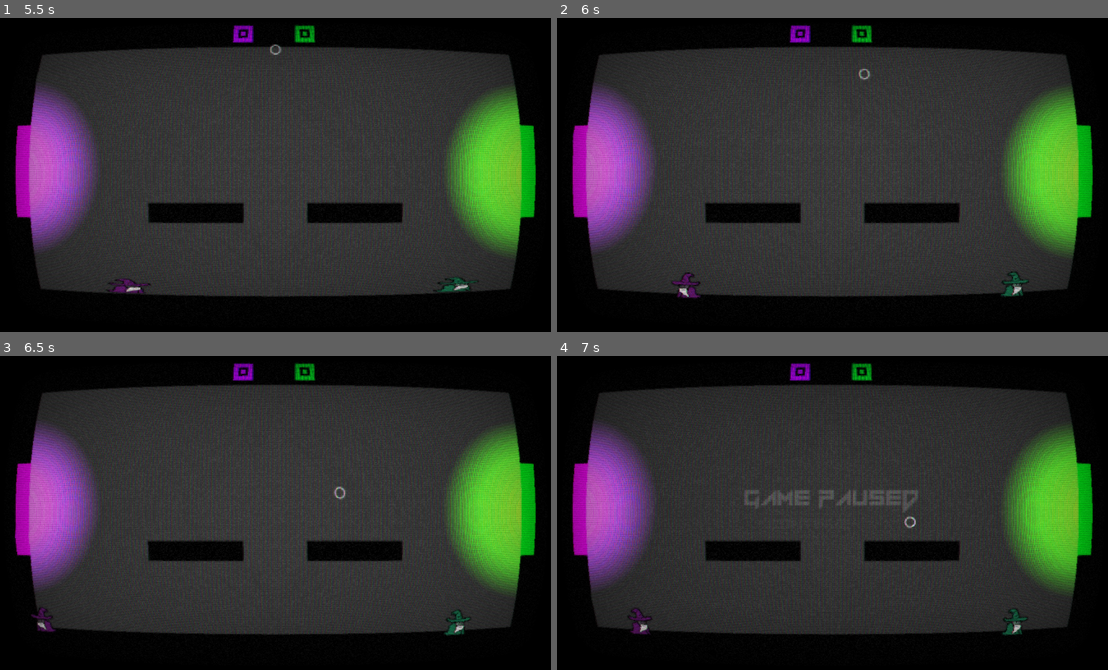
Above: before the commit, frames 1-4 (two rows, left to right).
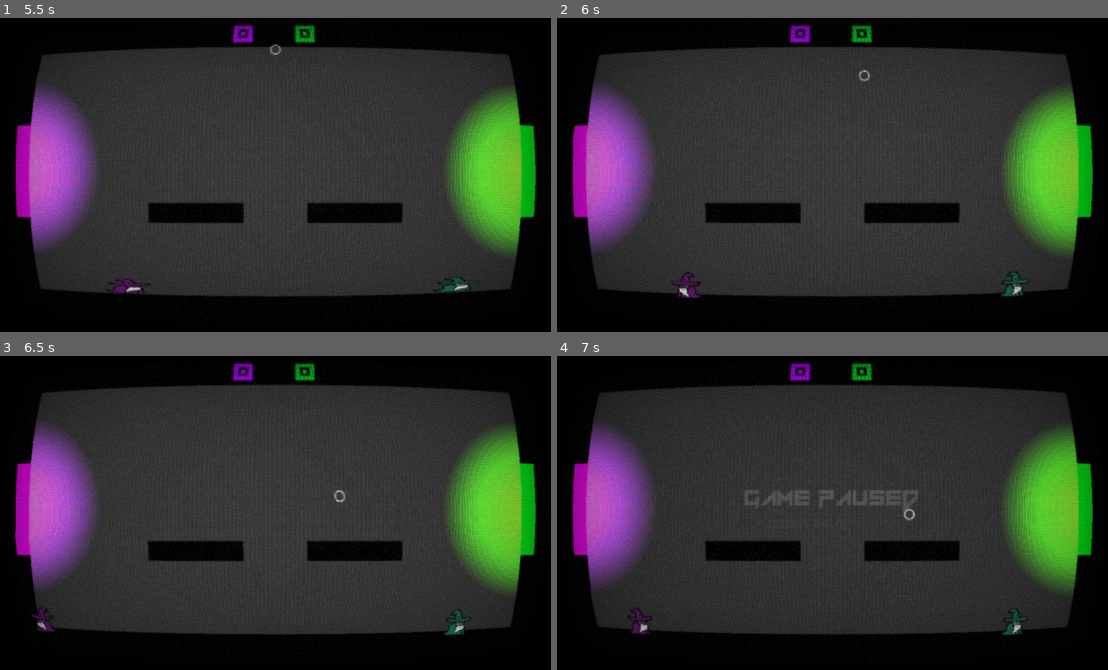
Above: after the commit, the same moments.

Repository: githubScratch/Death_Pong
Game: Godot game, scene res://MENUS/menu.tscn
Same seed, same stepped clock (60 frames per second), same inputs: the game is played once before the commit and once after it.
Inputs:
- Up to frame 1 (5.5 s): click "START" at 0.5 s; click "START" at 1.25 s; click "OPTIONS" at 2 s; tap Enter at 2.75 s; hold D (right1) 2.78-3.5 s; tap Space (ui_select) at 3.02, 5, 5.27 s; click "CONTINUE" at 3.5 s; click "CONTINUE" at 4.25 s; hold D (right1) from 5.03 s (still down)
- Up to frame 2 (6 s): release D (right1) at 5.78 s; hold A (left1) from 5.78 s (still down)
- Up to frame 3 (6.5 s): keep holding A (left1)
- Up to frame 4 (7 s): release A (left1) at 6.53 s; hold D (right1) from 6.53 s (still down); tap Space (ui_select) at 6.77 s

Frame 1 is identical in both runs. In frame 2, less than 0.1% of the frame differs, in the area x 54-57%, y 16-21%; in frame 3, less than 0.1%; in frame 4, less than 0.1%, in the area x 62-66%, y 48-55%.

Commit message:
goal SFX bug fixed
ball bounce adjusted

Diff:
--- a/ARENAS/arena.tscn
+++ b/ARENAS/arena.tscn
@@ -938,10 +938,12 @@
 process_mode = 3
 stream = ExtResource("11_bbeva")
 volume_db = -10.0
+max_distance = 5000.0
 
 [node name="move" type="AudioStreamPlayer2D" parent="."]
 process_mode = 3
 stream = ExtResource("12_fro25")
+max_distance = 5000.0
 
 [connection signal="body_entered" from="Arena/walls/right/Zone_Right" to="." method="_on_zone_right_body_entered"]
 [connection signal="body_exited" from="Arena/walls/right/Zone_Right" to="." method="_on_zone_right_body_exited"]
--- a/ARENAS/ball.tscn
+++ b/ARENAS/ball.tscn
@@ -6,7 +6,7 @@
 
 [sub_resource type="PhysicsMaterial" id="PhysicsMaterial_41u45"]
 friction = 0.05
-bounce = 0.7
+bounce = 0.9
 
 [sub_resource type="CircleShape2D" id="CircleShape2D_41u45"]
 radius = 8.0
--- a/ARENAS/tower.gd
+++ b/ARENAS/tower.gd
@@ -16,6 +16,7 @@
 @onready var move: AudioStreamPlayer2D = $move
 @onready var rematch_1: Button = $CameraPackage/Screens/Player_1_Victory/CenterContainer/VBoxContainer/HBoxContainer/Rematch1
 @onready var rematch_2: Button = $CameraPackage/Screens/Player_2_Victory/CenterContainer/VBoxContainer/HBoxContainer/Rematch2
+@onready var goal_player: AnimationPlayer = $GoalPlayer
 
 var ball_instances = []
 
@@ -95,7 +96,7 @@
 		if ball_instances.has(body):
 			ball_instances.erase(body)
 
-		#goal_particles.play("left_goal")
+		goal_player.play("left_goal")
 		player2_score += 1
 		hud.update_score(player1_score, player2_score)
 		goal.pitch_scale = randf_range(0.9, 1.1)
@@ -137,7 +138,7 @@
 		if ball_instances.has(body):
 			ball_instances.erase(body)
 
-		#goal_particles.play("right_goal")
+		goal_player.play("right_goal")
 		player1_score += 1
 		hud.update_score(player1_score, player2_score)
 		goal.pitch_scale = randf_range(0.9, 1.1)
--- a/ARENAS/tower.tscn
+++ b/ARENAS/tower.tscn
@@ -343,6 +343,118 @@
 &"descent": SubResource("Animation_0b2xv")
 }
 
+[sub_resource type="Animation" id="Animation_0vexm"]
+length = 0.001
+tracks/0/type = "value"
+tracks/0/imported = false
+tracks/0/enabled = true
+tracks/0/path = NodePath("CameraPackage/leftglow:energy")
+tracks/0/interp = 1
+tracks/0/loop_wrap = true
+tracks/0/keys = {
+"times": PackedFloat32Array(0),
+"transitions": PackedFloat32Array(1),
+"update": 0,
+"values": [2.0]
+}
+tracks/1/type = "value"
+tracks/1/imported = false
+tracks/1/enabled = true
+tracks/1/path = NodePath("CameraPackage/rightglow:energy")
+tracks/1/interp = 1
+tracks/1/loop_wrap = true
+tracks/1/keys = {
+"times": PackedFloat32Array(0),
+"transitions": PackedFloat32Array(1),
+"update": 0,
+"values": [2.0]
+}
+tracks/2/type = "value"
+tracks/2/imported = false
+tracks/2/enabled = true
+tracks/2/path = NodePath("CameraPackage/rightglow:color")
+tracks/2/interp = 1
+tracks/2/loop_wrap = true
+tracks/2/keys = {
+"times": PackedFloat32Array(0),
+"transitions": PackedFloat32Array(1),
+"update": 0,
+"values": [Color(0.219608, 1, 0, 1)]
+}
+tracks/3/type = "value"
+tracks/3/imported = false
+tracks/3/enabled = true
+tracks/3/path = NodePath("CameraPackage/leftglow:color")
+tracks/3/interp = 1
+tracks/3/loop_wrap = true
+tracks/3/keys = {
+"times": PackedFloat32Array(0),
+"transitions": PackedFloat32Array(1),
+"update": 0,
+"values": [Color(0.698039, 0.168627, 1, 1)]
+}
+
+[sub_resource type="Animation" id="Animation_kksn1"]
+resource_name = "left_goal"
+tracks/0/type = "value"
+tracks/0/imported = false
+tracks/0/enabled = true
+tracks/0/path = NodePath("CameraPackage/leftglow:energy")
+tracks/0/interp = 1
+tracks/0/loop_wrap = true
+tracks/0/keys = {
+"times": PackedFloat32Array(0.0333333, 0.166667, 0.333333, 0.966667),
+"transitions": PackedFloat32Array(1, 1, 1, 1),
+"update": 0,
+"values": [2.0, 6.0, 2.0, 2.0]
+}
+tracks/1/type = "value"
+tracks/1/imported = false
+tracks/1/enabled = true
+tracks/1/path = NodePath("CameraPackage/leftglow:color")
+tracks/1/interp = 1
+tracks/1/loop_wrap = true
+tracks/1/keys = {
+"times": PackedFloat32Array(0.0333333, 0.233333, 0.4),
+"transitions": PackedFloat32Array(1, 1, 1),
+"update": 0,
+"values": [Color(0.698039, 0.168627, 1, 1), Color(0.0323612, 0.486167, 0.14432, 1), Color(0.698039, 0.168627, 1, 1)]
+}
+
+[sub_resource type="Animation" id="Animation_tgyg7"]
+resource_name = "right_goal"
+tracks/0/type = "value"
+tracks/0/imported = false
+tracks/0/enabled = true
+tracks/0/path = NodePath("CameraPackage/rightglow:energy")
+tracks/0/interp = 1
+tracks/0/loop_wrap = true
+tracks/0/keys = {
+"times": PackedFloat32Array(0.0333333, 0.166667, 0.333333, 0.966667),
+"transitions": PackedFloat32Array(1, 1, 1, 1),
+"update": 0,
+"values": [2.0, 6.0, 2.0, 2.0]
+}
+tracks/1/type = "value"
+tracks/1/imported = false
+tracks/1/enabled = true
+tracks/1/path = NodePath("CameraPackage/rightglow:color")
+tracks/1/interp = 1
+tracks/1/loop_wrap = true
+tracks/1/keys = {
+"times": PackedFloat32Array(0, 0.2, 0.4),
+"transitions": PackedFloat32Array(1, 1, 1),
+"update": 0,
+"values": [Color(0.219608, 1, 0, 1), Color(0.539567, 0.159262, 0.821537, 1), Color(0.219608, 1, 0, 1)]
+}
+
+[sub_resource type="AnimationLibrary" id="AnimationLibrary_03878"]
+_data = {
+&"RESET": SubResource("Animation_0vexm"),
+&"left_goal": SubResource("Animation_kksn1"),
+&"right_goal": SubResource("Animation_tgyg7")
+}
+
 [node name="Node2D" type="Node2D"]
 script = ExtResource("1_mwjt1")
 instance_scene = ExtResource("3_0b2xv")
@@ -397,6 +509,29 @@
 [node name="backing" type="ColorRect" parent="walls"]
 z_index = -1
 offset_right = 1152.0
+offset_bottom = 2688.0
+color = Color(0.188235, 0.188235, 0.188235, 1)
+metadata/_edit_use_anchors_ = true
+
+[node name="backing2" type="ColorRect" parent="walls"]
+z_index = -1
+offset_right = 1152.0
+offset_bottom = 2688.0
+color = Color(0.188235, 0.188235, 0.188235, 1)
+metadata/_edit_use_anchors_ = true
+
+[node name="backing3" type="ColorRect" parent="walls"]
+z_index = -1
+offset_left = -392.0
+offset_right = 760.0
+offset_bottom = 2688.0
+color = Color(0.188235, 0.188235, 0.188235, 1)
+metadata/_edit_use_anchors_ = true
+
+[node name="backing4" type="ColorRect" parent="walls"]
+z_index = -1
+offset_left = 384.0
+offset_right = 1536.0
 offset_bottom = 2688.0
 color = Color(0.188235, 0.188235, 0.188235, 1)
 metadata/_edit_use_anchors_ = true
@@ -1086,7 +1221,7 @@
 [node name="LightOccluder2D" type="LightOccluder2D" parent="CameraPackage/floor/StaticBody2D"]
 occluder = SubResource("OccluderPolygon2D_2t7hb")
 
-[node name="PointLight2D" type="PointLight2D" parent="CameraPackage"]
+[node name="rightglow" type="PointLight2D" parent="CameraPackage"]
 position = Vector2(1088, 8)
 color = Color(0.219608, 1, 0, 1)
 energy = 2.0
@@ -1094,7 +1229,7 @@
 texture = ExtResource("8_2t7hb")
 texture_scale = 10.0
 
-[node name="PointLight2D2" type="PointLight2D" parent="CameraPackage"]
+[node name="leftglow" type="PointLight2D" parent="CameraPackage"]
 position = Vector2(-1088, 0)
 color = Color(0.698039, 0.168627, 1, 1)
 energy = 2.0
@@ -1258,21 +1393,30 @@
 autoplay = "descent"
 speed_scale = 0.15
 
+[node name="GoalPlayer" type="AnimationPlayer" parent="."]
+libraries = {
+&"": SubResource("AnimationLibrary_03878")
+}
+
 [node name="goal" type="AudioStreamPlayer2D" parent="."]
 stream = ExtResource("9_x5lnl")
 volume_db = -10.0
+max_distance = 5000.0
 
 [node name="spawn_ball" type="AudioStreamPlayer2D" parent="."]
 stream = ExtResource("10_goyms")
+max_distance = 5000.0
 
 [node name="select" type="AudioStreamPlayer2D" parent="."]
 process_mode = 3
 stream = ExtResource("11_k4jcv")
 volume_db = -10.0
+max_distance = 5000.0
 
 [node name="move" type="AudioStreamPlayer2D" parent="."]
 process_mode = 3
 stream = ExtResource("12_ed6xj")
+max_distance = 5000.0
 
 [connection signal="body_entered" from="walls/left/brickpurgeL" to="." method="_on_brickpurge_l_body_entered"]
 [connection signal="body_entered" from="walls/right/brickpurgeR" to="." method="_on_brickpurge_r_body_entered"]
Not shown: 1 places in ARENAS/arena.tscn that only renumber resources
Not shown: 1 places in ARENAS/tower.tscn that only renumber resources
